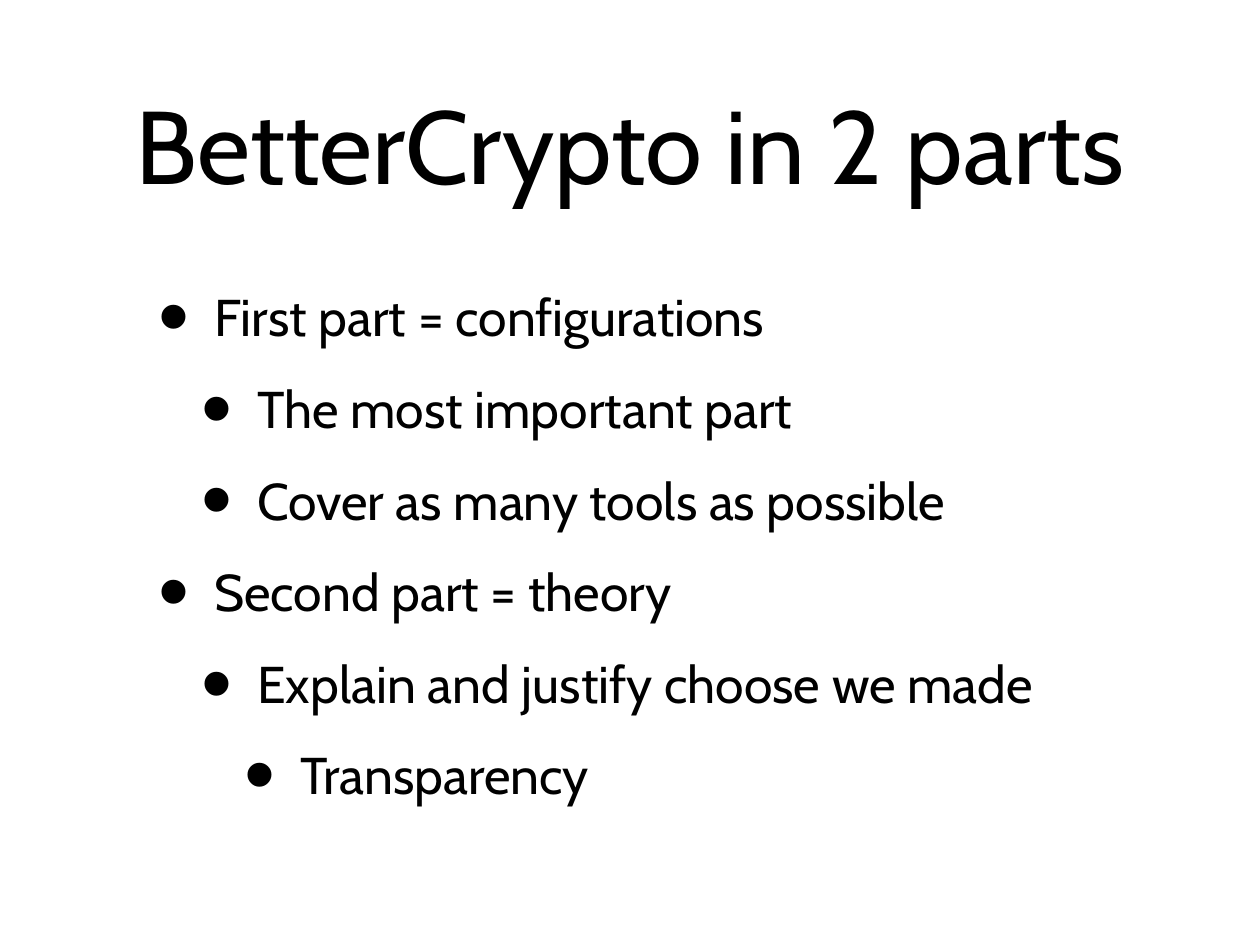
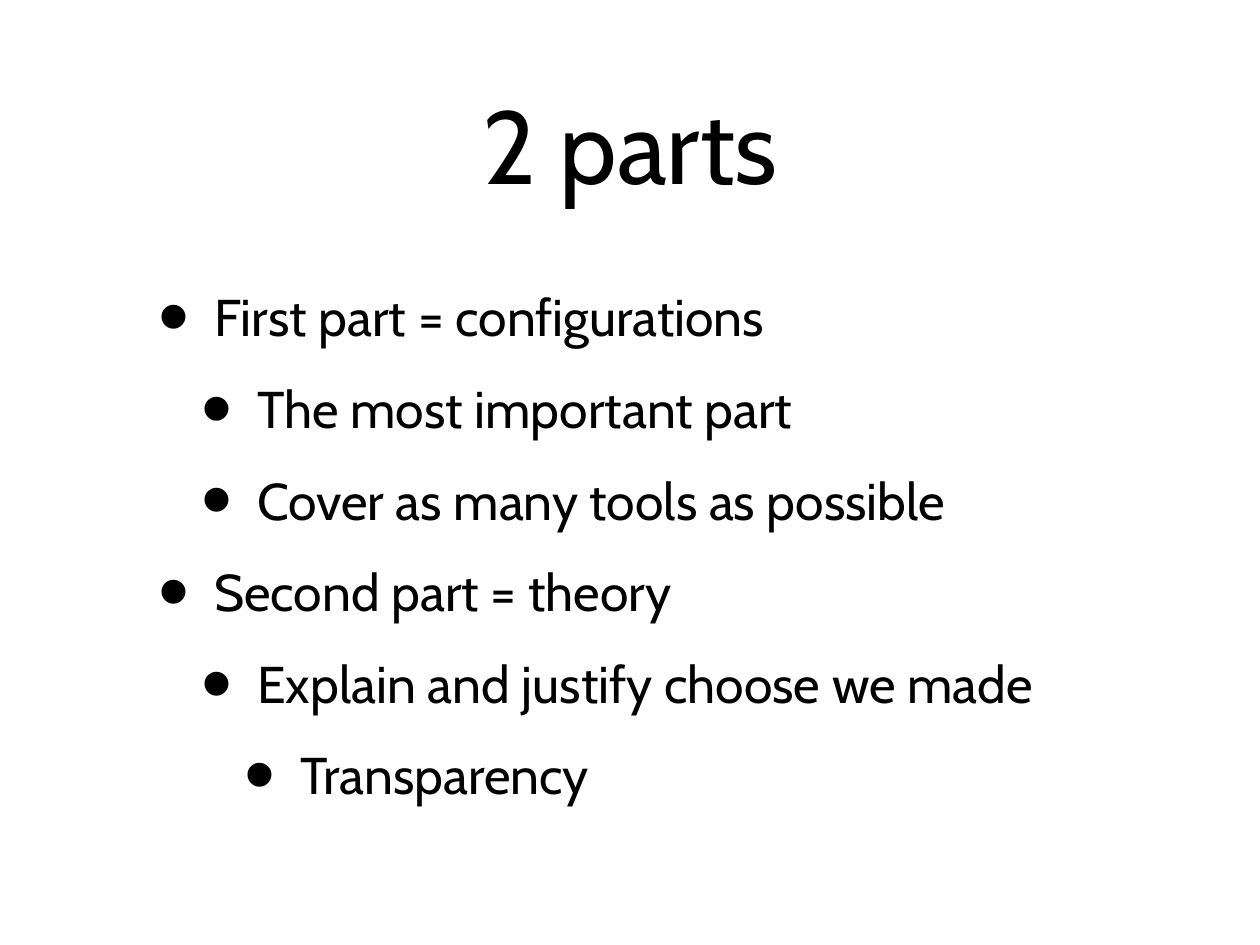
Before and after one commit to BetterCrypto/Applied-Crypto-Hardening, a slide deck: slide 15 of presentations/M3AWWG/draft_m3aawg.pptx (slide 11 before the commit). Drawn at 1260x945 pixels with LibreOffice and Linux fonts; fonts in the diff are those of the drawing. Boxes give left, top, right and bottom in pixels: in the first picture for what was removed or moved away, otherwise in the second. Text is boxed around its words. In the diff, an @@ line names an element or a change of style, - is before the commit and + after.

```diff
--- a/presentations/M3AWWG/draft_m3aawg.pptx
+++ b/presentations/M3AWWG/draft_m3aawg.pptx
@@ title at [482, 110, 778, 206]: text changed @@
-BetterCrypto in 2 parts
+2 parts
```
Also in this commit, not shown: 8 other slides changed, 5 slides added.
